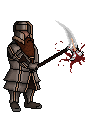
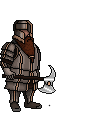
Two versions of the same layered image (85px x 115px). Layer-by-layer changes:
showed group "Frame 4 copia 2" (5 layers) over [0, 20, 85, 107]
painted on "Capa 21" (1st of 2, in "Frame 4 copia 2") over [24, 59, 30, 70]
hid group "Frame 3" (6 layers) over [3, 20, 85, 107]
hid "Capa 9" (2nd of 3, in "Frame 3") over [6, 41, 41, 72]
"Capa 18": opacity 58% → 100% over [55, 20, 75, 42]
hid "Capa 8" (2nd of 3, in "Frame 3") over [3, 21, 42, 98]
